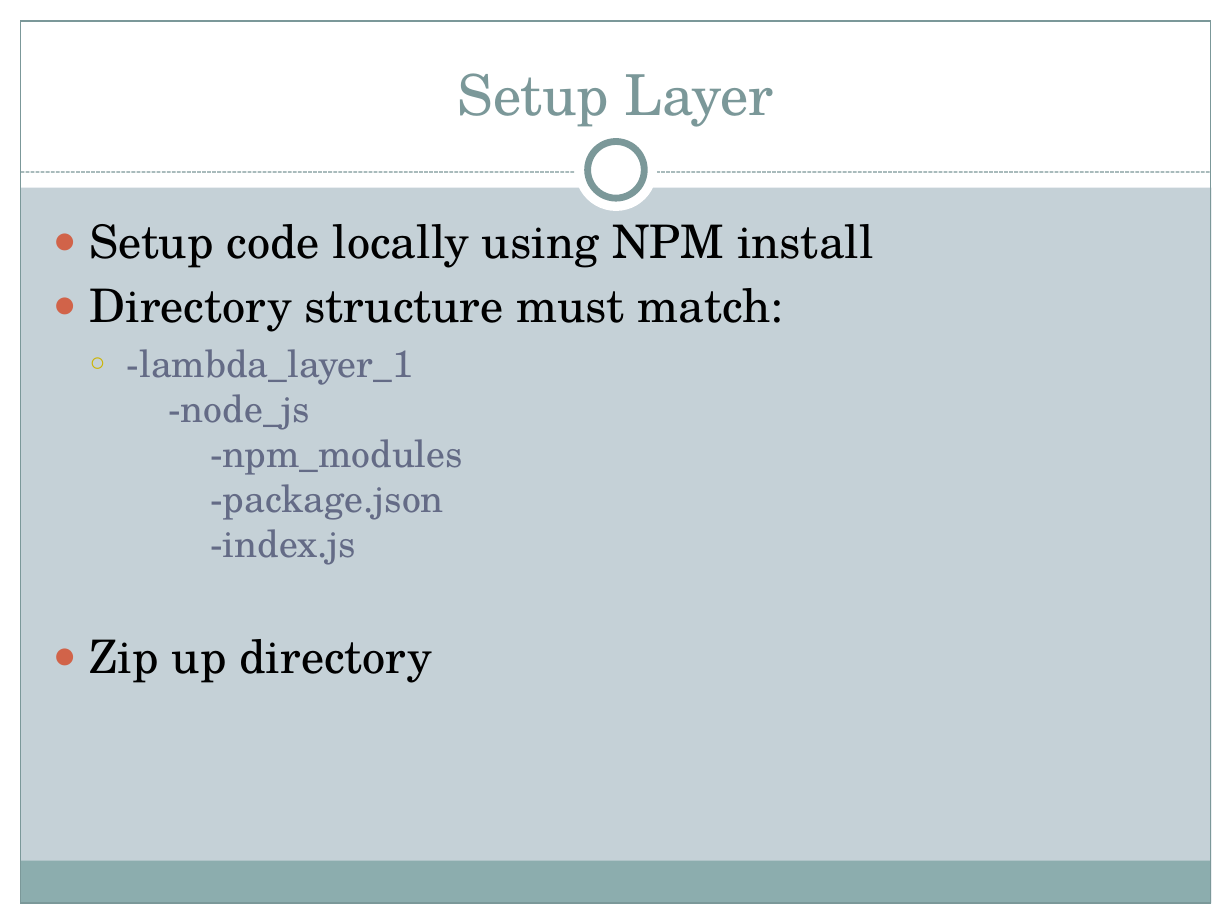
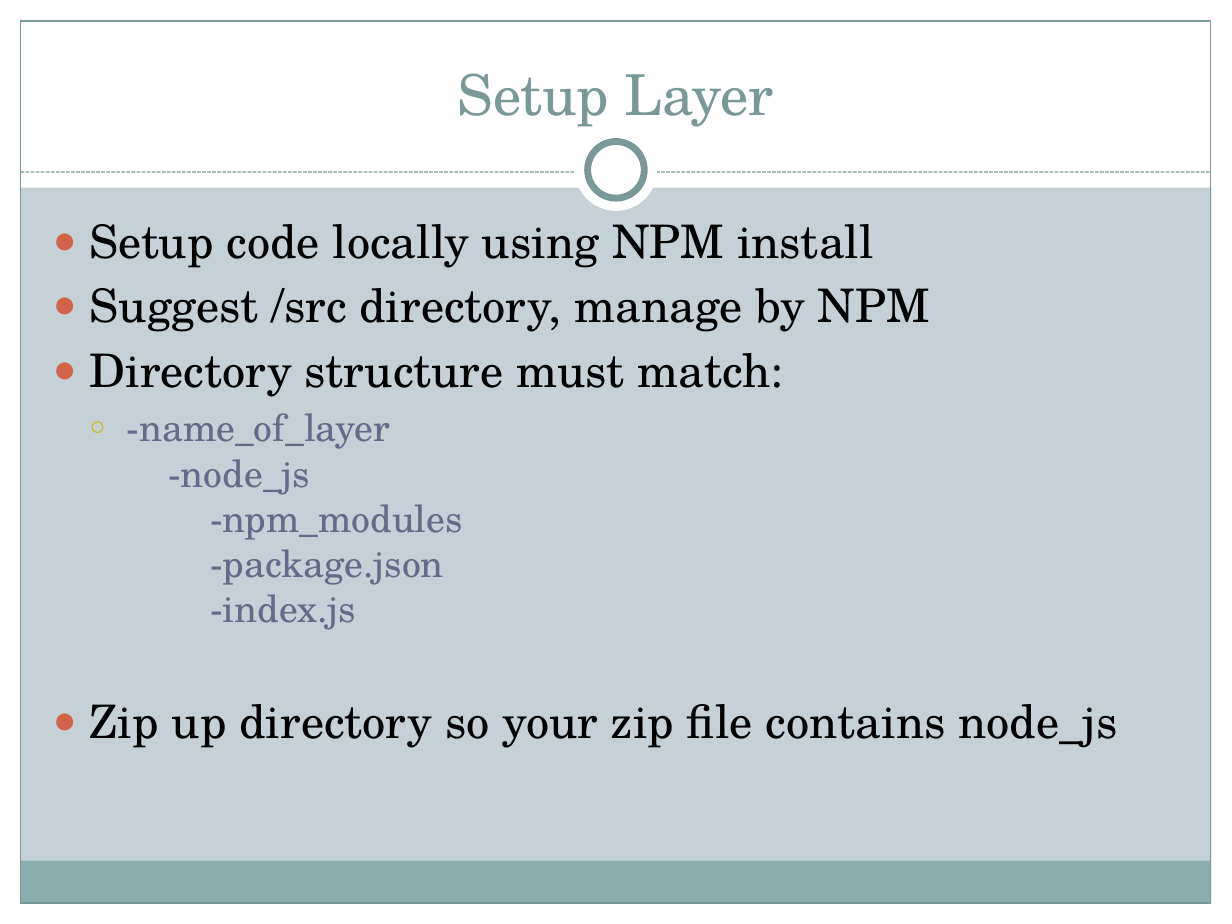
Before and after one commit to motobreath/lambda-lambda-lambda, a slide deck: slide 13 of lambda-lambda-lambda.pptx. Drawn at 1232x924 pixels with LibreOffice and Linux fonts; fonts in the diff are those of the drawing. Boxes give left, top, right and bottom in pixels: in the first picture for what was removed or moved away, otherwise in the second. Text is boxed around its words. In the diff, an @@ line names an element or a change of style, - is before the commit and + after.

Commit message:
latest lambda talk

```diff
--- a/lambda-lambda-lambda.pptx
+++ b/lambda-lambda-lambda.pptx
@@ text at (90, 288, 930, 332): paragraph added @@
+● Suggest /src directory, manage by NPM
@@ text at (90, 413, 1117, 748): text changed @@
-  ○ -lambda_layer_1
-    -node_js
-    -npm_modules
-    -package.json
-    -index.js
-● Zip up directory
+  ○ -name_of_layer
+    -node_js
+    -npm_modules
+    -package.json
+    -index.js
+● Zip up directory so your zip file contains node_js
```
Also in this commit, not shown: 8 other slides changed, 6 slides added.
